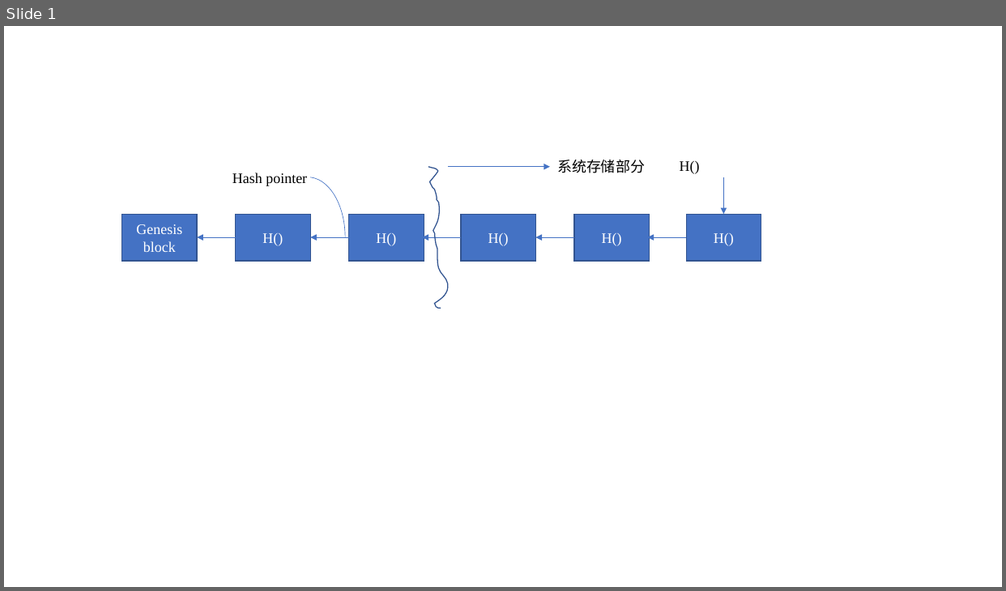
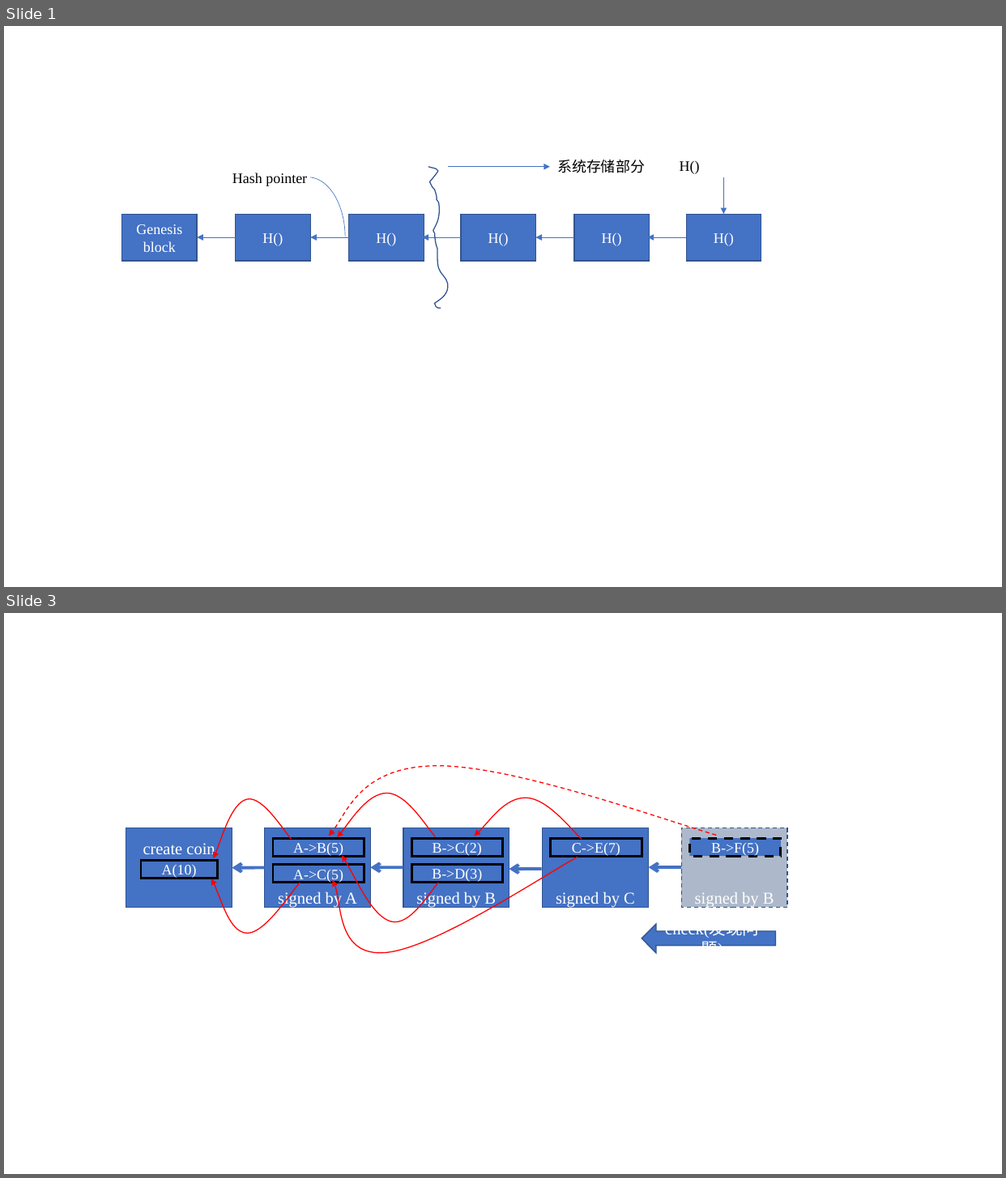
Before and after one commit to l1nkkk/Knowledge, a slide deck: blockchain/graph.pptx. Shown one above the other, each under a label of ours: slide 1 before the commit, slides 1 and 3 after it; the slides between them are not shown. The pictures are 1006x591 and 1006x1178 pixels, drawn with LibreOffice and Linux fonts; fonts in the diff are those of the drawing. Boxes give left, top, right and bottom in pixels: in the first picture for what was removed or moved away, otherwise in the second. Text is boxed around its words. In the diff, an @@ line names an element or a change of style, - is before the commit and + after.

```diff
--- a/blockchain/graph.pptx
+++ b/blockchain/graph.pptx
@@ slide 3 added at [4,613,1002,1174], background #FFFFFF @@
@@ group added at [126,766,787,953]: 12 rectangles, 7 freeform shapes, 4 arrows, 1 left arrow @@
+create coin
+A(10)
+signed by A
+A->B(5)
+A->C(5)
+signed by B
+B->C(2)
+B->D(3)
+signed by C
+C->E(7)
+signed by B
+B->F(5)
+check(发现问题)
```
Also in this commit, not shown: 3 other slides added, 1 slide removed, 7 other files.
